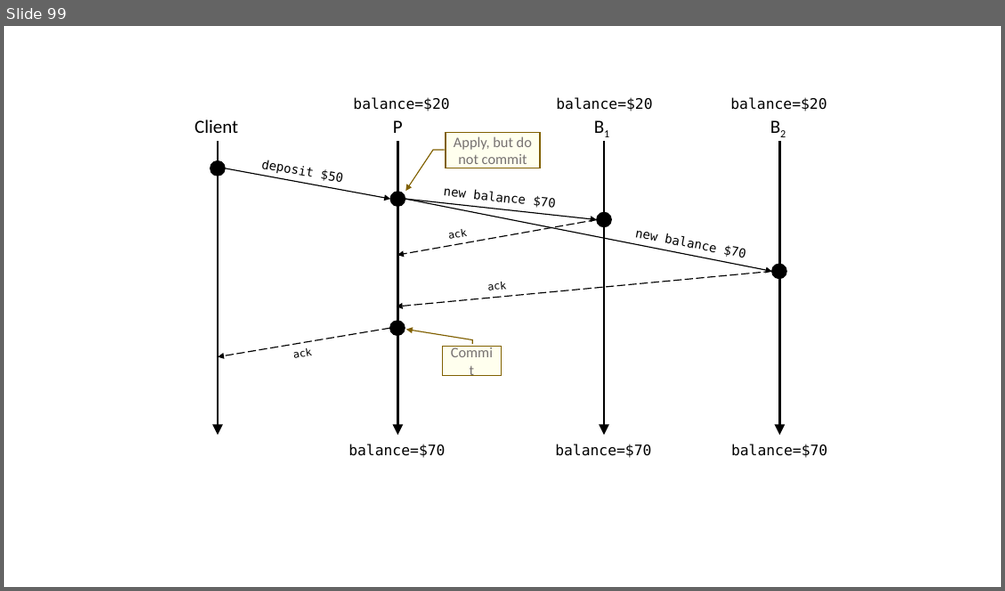
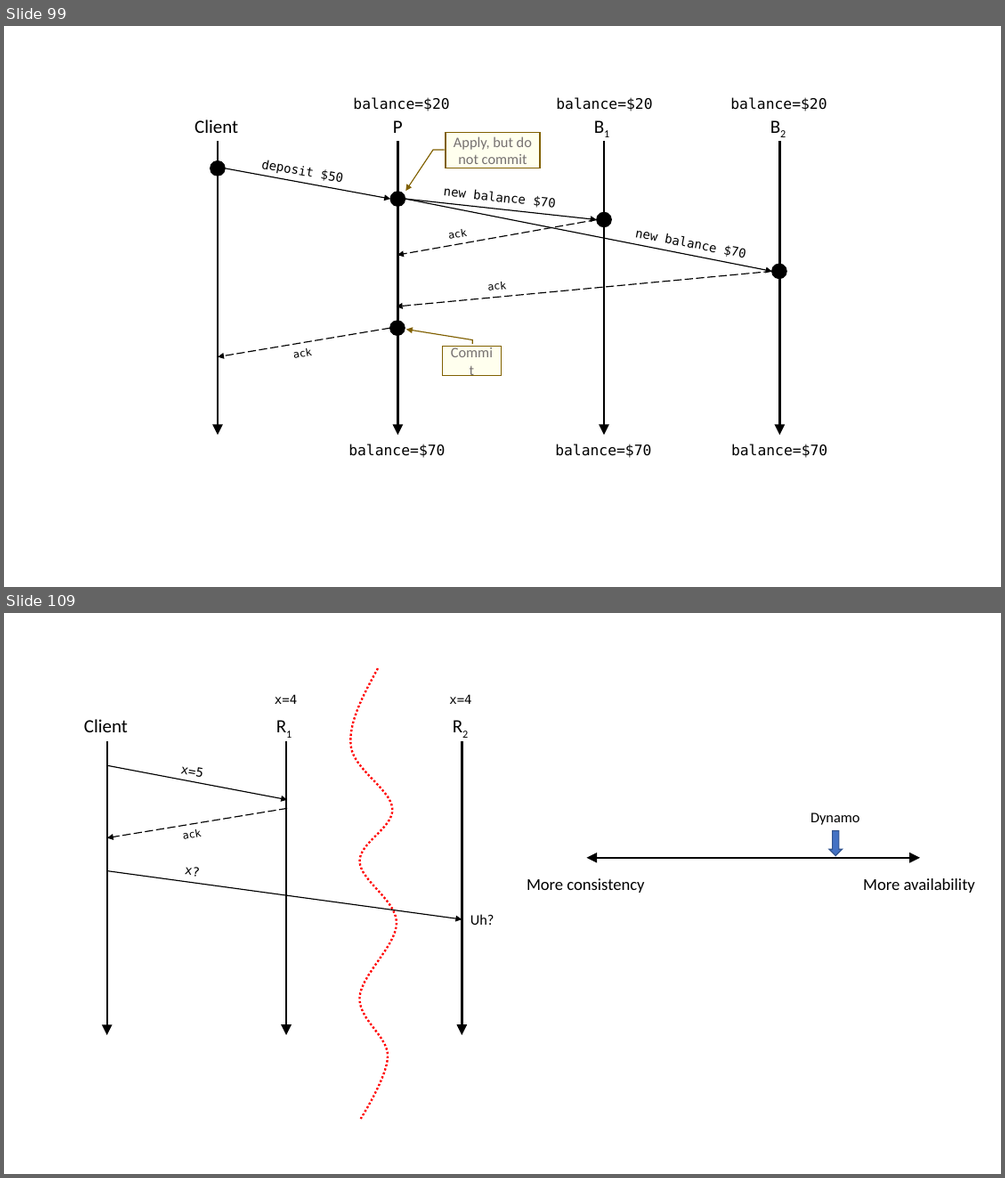
Before and after one commit to ChrisWhealy/DistributedSystemNotes, a slide deck: img/Diagrams.pptx. Shown one above the other, each under a label of ours: slide 99 before the commit, slides 99 and 109 after it; the slides between them are not shown. The pictures are 1005x591 and 1005x1178 pixels, drawn with LibreOffice and Linux fonts; fonts in the diff are those of the drawing. Boxes give left, top, right and bottom in pixels: in the first picture for what was removed or moved away, otherwise in the second. Text is boxed around its words. In the diff, an @@ line names an element or a change of style, - is before the commit and + after.

```diff
--- a/img/Diagrams.pptx
+++ b/img/Diagrams.pptx
@@ slide 109 added at (4, 613, 1001, 1174), background #FFFFFF @@
@@ freeform shape added at (351, 668, 396, 1119), outline #FF0000 2 pt dashed @@
@@ text added at (84, 719, 128, 732), 18 pt, text #000000 @@
+Client
@@ text added at (268, 711, 300, 741), 18 pt, text #000000 @@
+R1
@@ text added at (275, 694, 297, 704), 12 pt, text #000000 @@
+x=4
@@ text added at (445, 711, 477, 741), 18 pt, text #000000 @@
+R2
@@ text added at (449, 694, 471, 704), 12 pt, text #000000 @@
+x=4
@@ arrow added from (107, 741) to (107, 1035), #000000 2 pt @@
@@ arrow added from (286, 741) to (286, 1035), #000000 2 pt @@
@@ arrow added from (461, 741) to (461, 1035), #000000 2 pt @@
@@ arrow added from (107, 765) to (287, 800), #000000 1 pt @@
@@ text added at (180, 766, 202, 779), 12 pt, text #000000 @@
+x=5
@@ arrow added from (287, 808) to (107, 838), #000000 1 pt dashed @@
@@ text added at (810, 812, 860, 825), 14 pt, text #000000 @@
+Dynamo
@@ text added at (183, 829, 202, 839), 10 pt, text #000000 @@
+ack
@@ down arrow added at (830, 831, 842, 855), fill #4472C4, outline #325491 1 pt @@
@@ arrow added from (107, 871) to (461, 919), #000000 1 pt @@
@@ text added at (185, 867, 200, 876), 12 pt, text #000000 @@
+x?
@@ text added at (526, 878, 644, 892), 16 pt, text #000000 @@
+More consistency
@@ double arrow added from (587, 858) to (920, 858), #000000 2 pt @@
@@ text added at (863, 878, 975, 892), 16 pt, text #000000 @@
+More availability
@@ text added at (470, 914, 494, 925), 14 pt, text #000000 @@
+Uh?
```
Also in this commit, not shown: 9 other slides added, 16 other files.
